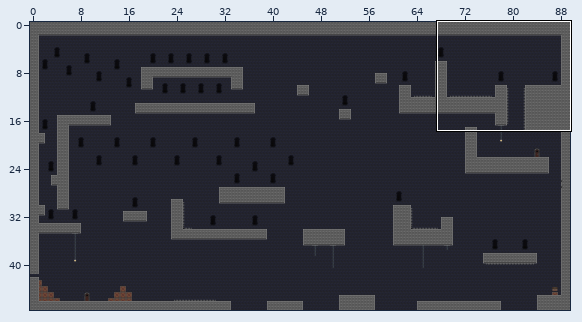
Two versions of a level (Tiled map, Output/Assets/Maps/MapaLvl2.tmx). The first picture is a wide view before the edit; the outline marks the close-up.
Close-up. As it was:
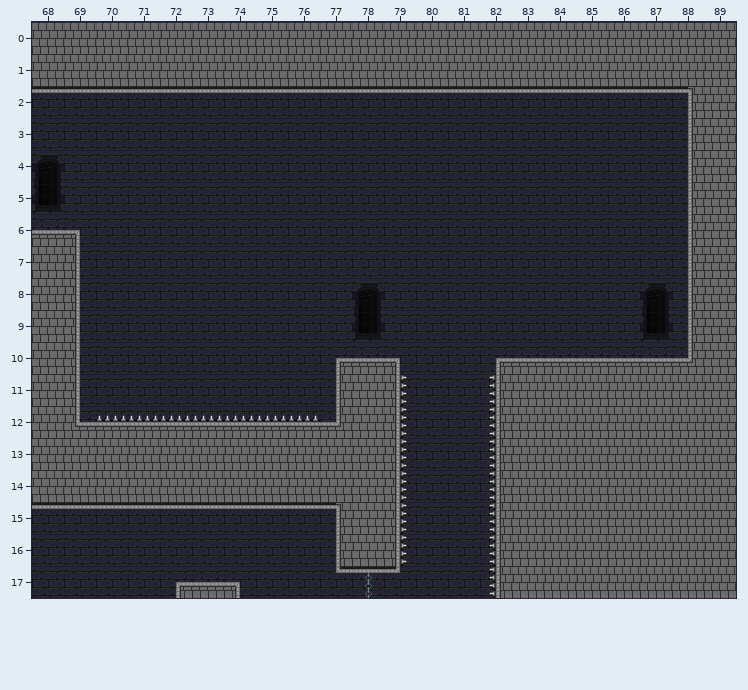
Cells are 32x32 px. Shown: x 68..89, y 0..17. The commit also changed other parts of the map, which this record leaves out.
After:
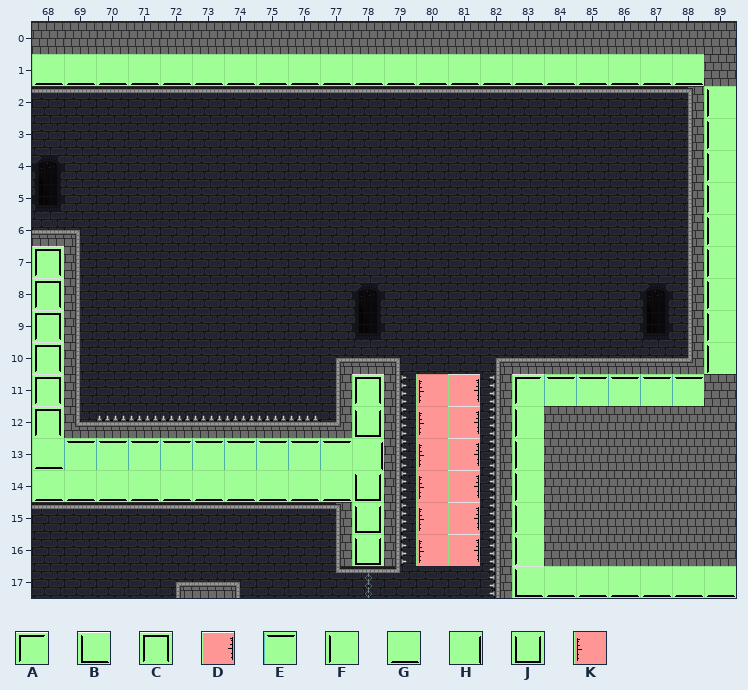
Key: from "MapMetadata": A 1, B 3, C 5, D 6, E 11, F 12, G 13, H 14, J 15, K 16.
_ is an empty cell.
Tiles of an added or newly shown layer are drawn over the layers below it.
What changed:
Layer "Collision" (now shown):
y 1: x 68..88 _____________________ -> GGGGGGGGGGGGGGGGGGGGG
y 2..6: x 89 _ -> F
y 7..10: x 68 _ -> C; x 89 _ -> F
y 11: x 68 _ -> C; x 78 _ -> C; x 80..81 __ -> KD; x 83..88 ______ -> AEEEEE
y 12: x 68 _ -> C; x 78 _ -> J; x 80..81 __ -> KD; x 83 _ -> F
y 13: x 68..78 ___________ -> GEEEEEEEEEH; x 80..81 __ -> KD; x 83 _ -> F
y 14: x 68..78 ___________ -> GGGGGGGGGGJ; x 80..81 __ -> KD; x 83 _ -> F
y 15..16: x 78 _ -> J; x 80..81 __ -> KD; x 83 _ -> F
y 17: x 83..89 _______ -> BGGGGGG
